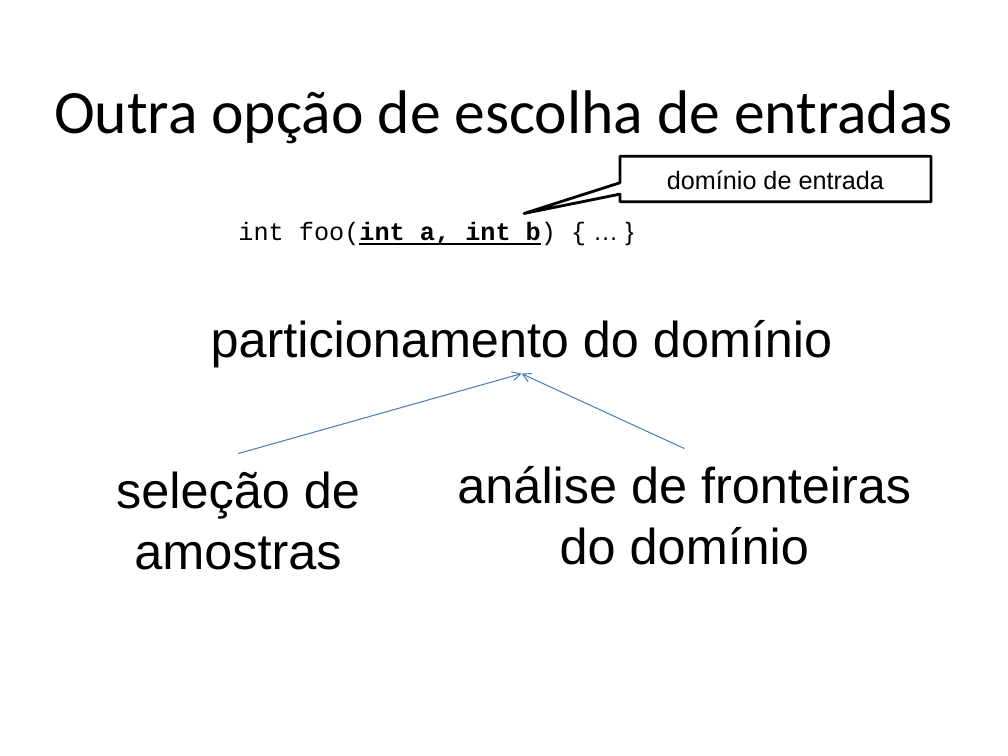
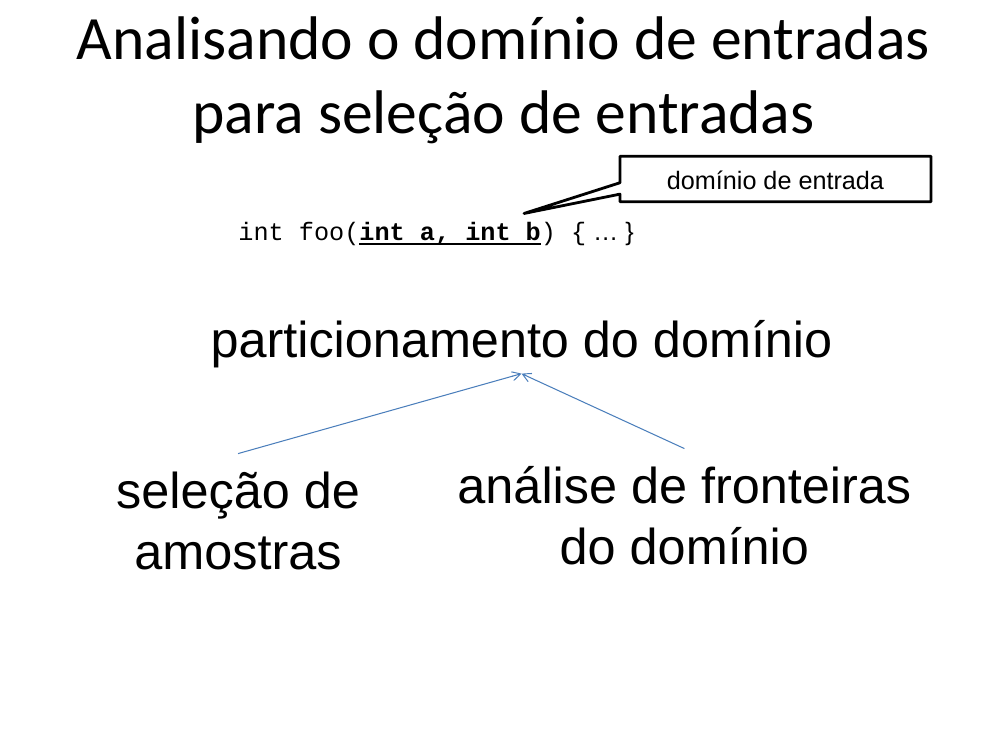
Before and after one commit to STAR-RG/testing-cin, a slide deck: slide 139 of slides.pptx (slide 140 before the commit). Drawn at 1008x756 pixels with LibreOffice and Linux fonts; fonts in the diff are those of the drawing. Boxes give left, top, right and bottom in pixels: in the first picture for what was removed or moved away, otherwise in the second. Text is boxed around its words. In the diff, an @@ line names an element or a change of style, - is before the commit and + after.

```diff
--- a/slides.pptx
+++ b/slides.pptx
@@ text at [77,16,930,144]: text changed @@
-Outra opção de escolha de entradas
+Analisando o domínio de entradas para seleção de entradas
```
Also in this commit, not shown: 4 other slides changed, 4 slides added, 2 slides removed.
